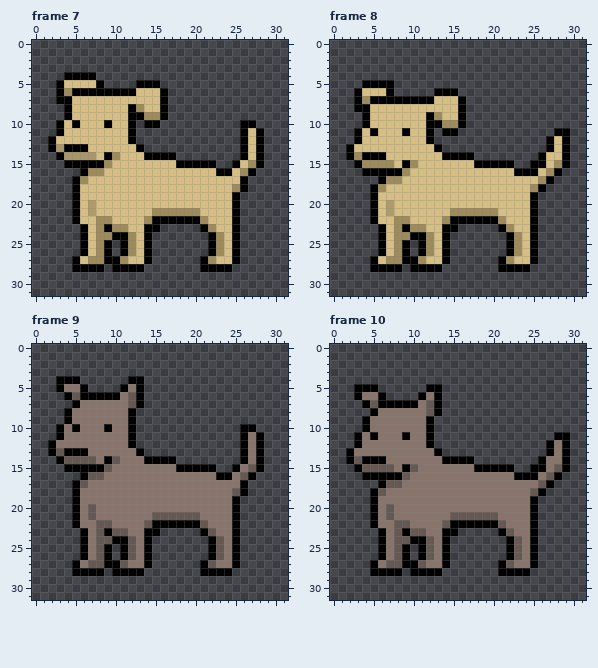
A pixel-art file gets an edit: Assets/dogAnimatedSmallAll.aseprite. The picture above was drawn from the file before the commit.
32x32 pixels, 16 frames. Shown: frame 7, frame 8, frame 9, frame 10.
And afterwards:
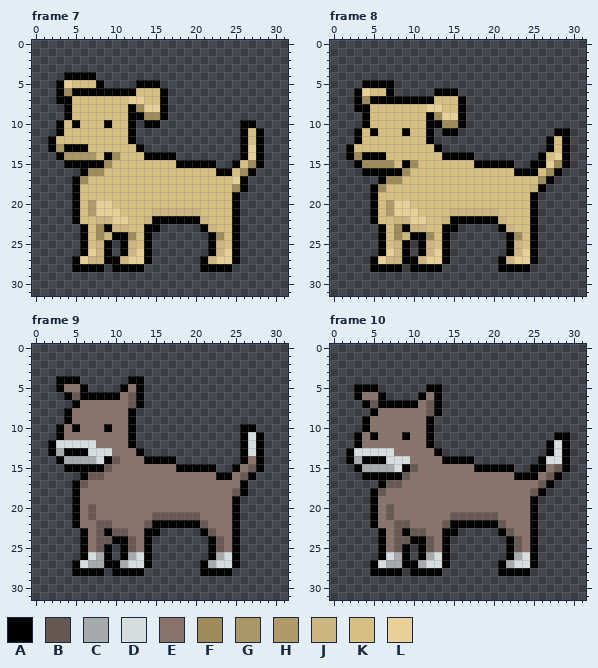
Palette (. is transparent): A #000000  B #665953  C #a8a9aa  D #d7dcdd  E #88746a  F #9f8a5a  G #aa9667  H #b09a68  J #ccb682  K #d7be83  L #e8d098
Difference:
--- frame 7, layers "shading", "outline plus fill"
@@ x 2..17 @@
  4 ..AAAA..........
- 5 .AKKKKA....AAA..
+ 5 .ALKKKA....AAA..
  6 .AFAAAAAAAAKKKA.
- 7 .AAKKKKKKKKKKKA.
- 8 ..AKKKKKKKAFKKA.
+ 7 .AAKKKKKKKLLKKA.
+ 8 ..AKKKKKKKAFLLA.
  9 ..AKKKKKKKAAFFA.
@@ x 0..31 @@
 12 ..AKKKKKKKKKA.............AKA...
-13 ..AGAAAKKKKKKA............AKA...
-14 ...AGGGGKAFKKKAAAA........AKA...
+13 ..AGAAAKKKKKKA............ALA...
+14 ...AGGGGKAFKKKAAAA........ALA...
 15 ....AAAAAFKKKKKKKKAAAAA..AKFA...
 16 ......AFFKKKKKKKKKKKKKKAAKFA....
-17 .....AFKKKKKKKKKKKKKKKKKKKA.....
+17 .....AFKKKKKKKKKKKKKKKKKKLA.....
 18 .....AKKKKKKKKKKKKKKKKKKKFA.....
 19 .....AKKKKKKKKKKKKKKKKKKKA......
-20 .....AKHKKKKKKKKKKKKKKKKKA......
-21 .....AKHKKKKKKKFFFFFFKKKKA......
-22 .....AKKFFKKKKFAAAAAAFKKKA......
-23 ......AKFAFFKKAA.....AFKKA......
-24 ......AKFFAAFKA.......AFKA......
-25 ......AKFA.AFKA.......AFKA......
-26 ......AKFA.AFKA.......AFKA......
-27 .....AKFFAAFKKA......AFKKA......
+20 .....AKHLLKKKKKKKKKKKKKKKA......
+21 .....AKHLLLKKKKJJJJJJKKKKA......
+22 .....AKKJJLLKKJAAAAAAJKKKA......
+23 ......AKFAJJKKAA.....AJKKA......
+24 ......AKFJAAFKA.......AFKA......
+25 ......AKJA.AJKA.......AJKA......
+26 ......ALJA.AJLA.......AJLA......
+27 .....ALJJAAJLLA......AJLLA......
 28 .....AAAA.AAAA.......AAAA.......
--- frame 8, layers "shading", "outline plus fill"
@@ x 2..17 @@
  5 ..AAAA..........
- 6 .AKKKA.....AAA..
+ 6 .ALKKA.....AAA..
  7 .AFAAAAAAAAKKKA.
- 8 .AAKKKKKKKKKKKA.
- 9 ..AKKKKKKKAFKKA.
+ 8 .AAKKKKKKKLLKKA.
+ 9 ..AKKKKKKKAFLLA.
 10 ..AKKKKKKKAAFFA.
@@ x 0..31 @@
 13 ..AKKKKKKKKKKA.............AKA..
-14 ..AFAAAKKKKKKKAAAA........AKKA..
-15 ...AFFFFKAFKKKKKKKAAAAA..AAKFA..
+14 ..AFAAAKKKKKKKAAAA........AKLA..
+15 ...AFFFFKAFKKKKKKKAAAAA..AALFA..
 16 ....AAAAAFKKKKKKKKKKKKKAAAKFA...
 17 ......AFFKKKKKKKKKKKKKKKKKFA....
-18 .....AFKKKKKKKKKKKKKKKKKKFA.....
+18 .....AFKKKKKKKKKKKKKKKKKKJA.....
 19 .....AKKKKKKKKKKKKKKKKKKKA......
-20 .....AKHKKKKKKKKKKKKKKKKKA......
-21 .....AKHKKKKKKKFFFFFFKKKKA......
-22 .....AKKFFKKKKFAAAAAAFKKKA......
-23 ......AKFAFFKKAA.....AFKKA......
-24 ......AKFFAAFKA.......AFKA......
-25 ......AKFA.AFKA.......AFKA......
-26 ......AKFA.AFKA.......AFKA......
-27 .....AKFFAAFKKA......AFKKA......
+20 .....AKHLLKKKKKKKKKKKKKKKA......
+21 .....AKHLLLKKKKJJJJJJKKKKA......
+22 .....AKKJJLLKKJAAAAAAJKKKA......
+23 ......AKFAJJKKAA.....AJKKA......
+24 ......AKFJAAFKA.......AFKA......
+25 ......AKJA.AJKA.......AJKA......
+26 ......ALJA.AJLA.......AJLA......
+27 .....ALJJAAJLLA......AJLLA......
 28 .....AAAA.AAAA.......AAAA.......
--- frame 9, layers "shading", "outline plus fill"
@@ x 0..31 @@
 10 ...AEAEEEAEEA.............AA....
-11 ...AEEEEEEEEA.............AEA...
-12 ..AEEEEEEEEEA.............AEA...
-13 ..ABAAAEEEEEEA............AEA...
-14 ...ABBBBEABEEEAAAA........AEA...
+11 ...AEEEEEEEEA.............ADA...
+12 ..ADDDDDEEEEA.............ADA...
+13 ..ACAAADDDEEEA............ADA...
+14 ...ACCCCDABEEEAAAA........AEA...
 15 ....AAAAABEEEEEEEEAAAAA..AEBA...
@@ x 0..31 @@
 25 ......AEBA.ABEA.......ABEA......
-26 ......AEBA.ABEA.......ABEA......
-27 .....AEBBAABEEA......ABEEA......
+26 ......ADCA.ACDA.......ACDA......
+27 .....ADCCAACDDA......ACDDA......
 28 .....AAAA.AAAA.......AAAA.......
--- frame 10, layers "shading", "outline plus fill"
@@ x 0..31 @@
 11 ...AEAEEEAEEA...............AA..
-12 ...AEEEEEEEEA..............AEA..
-13 ..AEEEEEEEEEEA.............AEA..
-14 ..ABAAAEEEEEEEAAAA........AEEA..
-15 ...ABBBBEABEEEEEEEAAAAA..AAEBA..
+12 ...AEEEEEEEEA..............ADA..
+13 ..ADDDDDEEEEEA.............ADA..
+14 ..ACAAADDDEEEEAAAA........ADDA..
+15 ...ACCCCDABEEEEEEEAAAAA..AAEBA..
 16 ....AAAAABEEEEEEEEEEEEEAAAEBA...
@@ x 0..31 @@
 25 ......AEBA.ABEA.......ABEA......
-26 ......AEBA.ABEA.......ABEA......
-27 .....AEBBAABEEA......ABEEA......
+26 ......ADCA.ACDA.......ACDA......
+27 .....ADCCAACDDA......ACDDA......
 28 .....AAAA.AAAA.......AAAA.......
